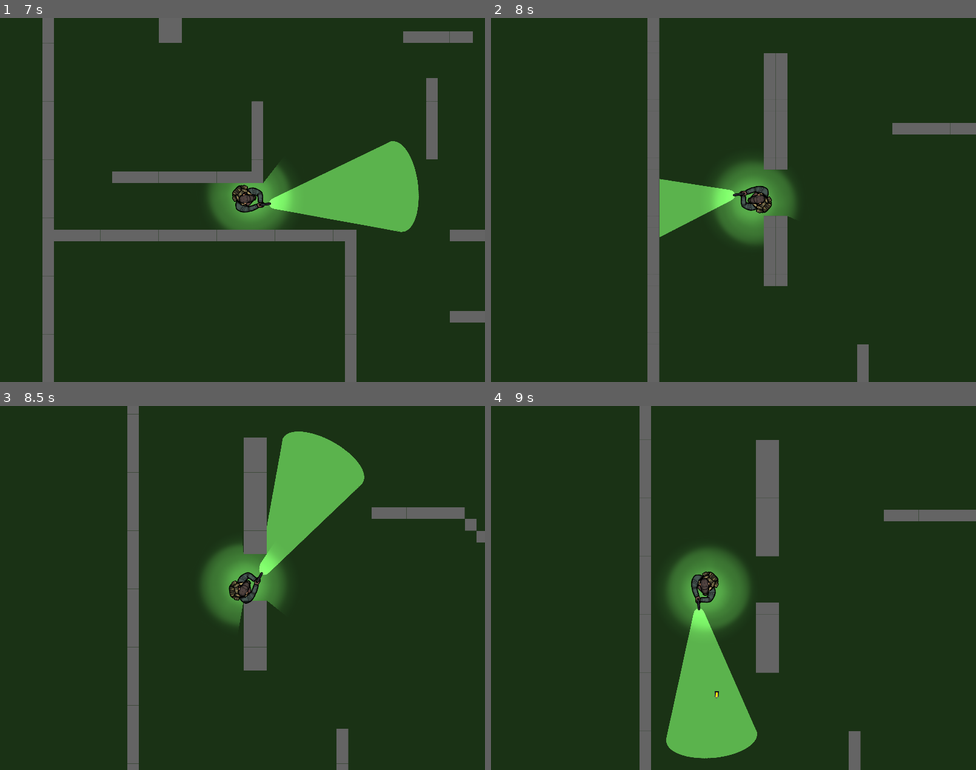
Above: before the commit, frames 1-4 (two rows, left to right).
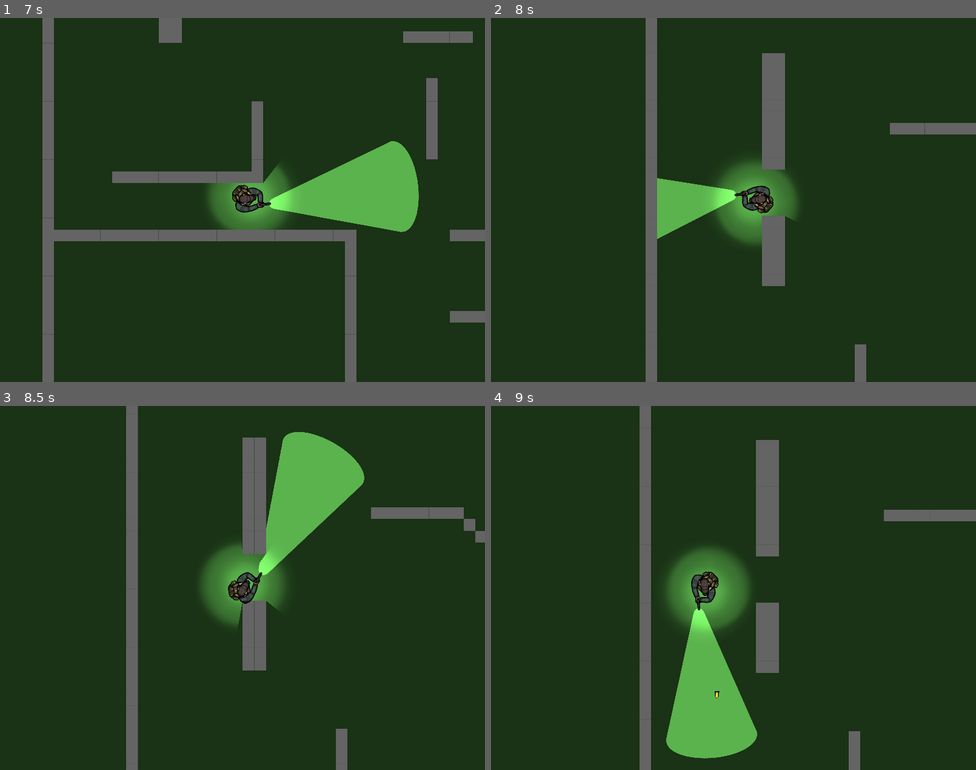
Above: after the commit, the same moments.

Repository: JustinJLi/game_dev_project
Game: Godot game, scene res://world.tscn
The game is run twice, just before and just after one commit, with the same random seed, the same clock (stepped at 60 frames per second) and the same inputs.
Inputs (mouse positions are in pixels of both pictures, inside the frame that each line leads up to):
- Up to frame 1 (7 s): move the mouse to (349, 181) at 0.52 s; hold Right (right) 0.53-1.28 s; click (349, 181) at 0.6 s; move the mouse to (145, 218) at 1.27 s; hold S (down) 1.28-2.03 s; click (145, 218) at 1.35 s; move the mouse to (291, 119) at 2.02 s; hold Right (right) 2.03-2.78 s; click (291, 119) at 2.1 s; move the mouse to (218, 272) at 2.77 s; hold Up (up) 2.78-3.53 s; click (218, 272) at 2.85 s; move the mouse to (388, 254) at 3.52 s; hold Left (left) 3.53-5.03 s; click (388, 254) at 3.6 s; move the mouse to (97, 145) at 4.27 s; click (97, 145) at 4.35 s; move the mouse to (266, 200) at 5.02 s; hold S (down) 5.03-5.78 s; click (266, 200) at 5.1 s; move the mouse to (169, 109) at 5.77 s; hold Right (right) 5.78-6.53 s; click (169, 109) at 5.85 s; move the mouse to (349, 181) at 6.52 s; hold Up (up) from 6.53 s (still down); click (349, 181) at 6.6 s
- Up to frame 2 (8 s): move the mouse to (636, 218) at 7.27 s; release Up (up) at 7.28 s; hold Right (right) from 7.28 s (still down); click (636, 218) at 7.35 s
- Up to frame 3 (8.5 s): move the mouse to (291, 507) at 8.02 s; release Right (right) at 8.03 s; hold S (down) from 8.03 s (still down); click (291, 507) at 8.1 s
- Up to frame 4 (9 s): move the mouse to (709, 660) at 8.77 s; release S (down) at 8.78 s; hold Left (left) from 8.78 s (still down); click (709, 660) at 8.85 s

Frame 1 is identical in both runs. In frame 2, 1.8% of the frame differs, in the area x 31-95%, y 0-100%; in frame 3, 1.2%; in frame 4, less than 0.1%.

Commit message:
updated delta usage for enemy movement

Diff:
--- a/Assets/Enemy/enemy.gd
+++ b/Assets/Enemy/enemy.gd
@@ -6,8 +6,7 @@
 func _ready() -> void:
 	pass # Replace with function body.
 
-# Called every frame. 'delta' is the elapsed time since the previous frame.
-func _process(delta: float) -> void:
+func _physics_process(delta: float) -> void:
 	var Player = get_parent().get_node("Player")
 
 	position += (Player.position - position) / 100
